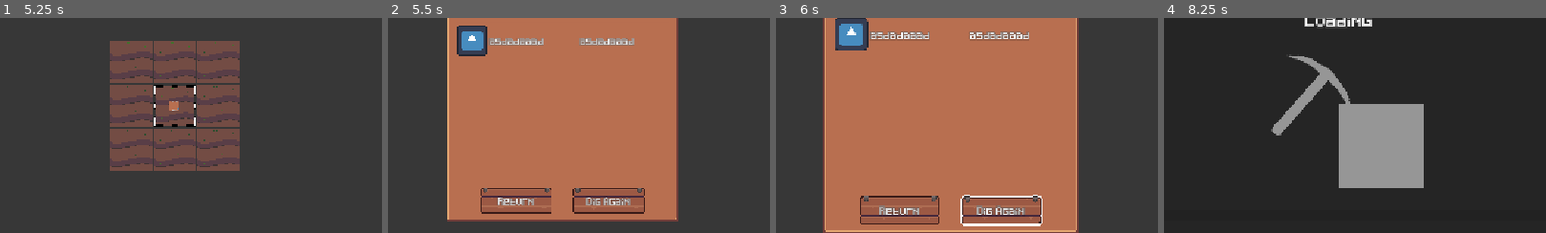
Above: before the commit, frames 1-4 (left to right).
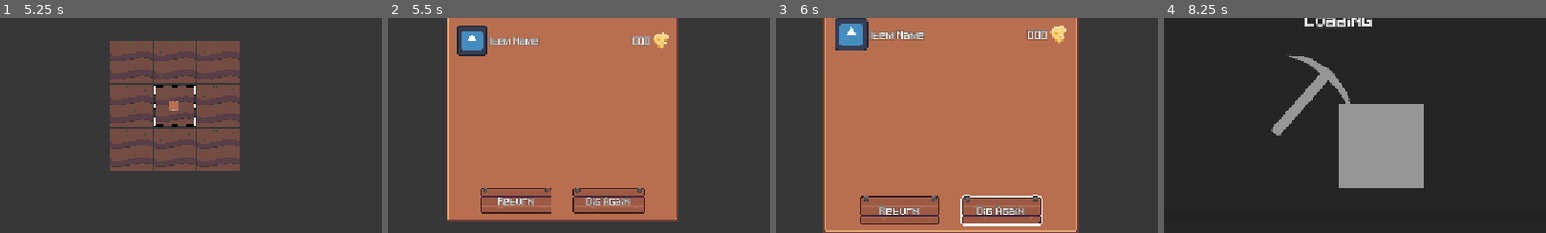
Above: after the commit, the same moments.

Repository: jakoofficial/DigNew
Game: Godot game, scene res://Scenes/MainMenu.tscn
The game is run twice, just before and just after one commit, with the same random seed, the same clock (stepped at 60 frames per second) and the same inputs. The engine's default icon, where the game draws it, is replaced by a stand-in: a white triangle on a blue panel in a dark square.
Inputs (mouse positions are % of the whole screen's width and height, from its top left):
- Up to frame 1 (5.25 s): click "Start" at 0.5 s; move the mouse to (72, 45) at 1.27 s; click (72, 45) at 1.42 s; move the mouse to (44, 40) at 2.02 s; click (44, 40) at 2.17 s; move the mouse to (50, 40) at 2.77 s; click (50, 40) at 2.92 s; tap Enter at 3.5, 5 s; move the mouse to (56, 40) at 3.52 s; click (56, 40) at 3.67 s; tap Space at 4.25 s; move the mouse to (44, 50) at 4.27 s; click (44, 50) at 4.42 s; move the mouse to (50, 50) at 5.02 s; click (50, 50) at 5.17 s
- Up to frame 2 (5.5 s): no input
- Up to frame 3 (6 s): click "Dig Again" at 5.75 s
- Up to frame 4 (8.25 s): click "Dig Again" at 6.5 s; click "Dig Again" at 7.25 s; click "Return" at 8 s
The pictures show only the part of the screen within x 27-77%, y 30-80%; the shares and areas given below are measured in that part.

Frame 1 is identical in both runs. In frame 2, 1.1% of the frame differs, in the area x 26-74%, y 6-15%; in frame 3, 1.5%, in the area x 24-76%, y 3-12%; in frame 4, nothing differs.

Commit message:
Added a bit more to the end of run

Diff:
--- a/Nodes/UI/collected_item.tscn
+++ b/Nodes/UI/collected_item.tscn
@@ -1,10 +1,14 @@
 [gd_scene format=3 uid="uid://x44blywslve4"]
 
 [ext_resource type="Texture2D" uid="uid://edq0wdrwnrhq" path="res://Sprites/icon.svg" id="1_x52wk"]
+[ext_resource type="Texture2D" uid="uid://daqm0njbumli0" path="res://Sprites/Grass-dirt.png" id="2_ywsga"]
+
+[sub_resource type="AtlasTexture" id="AtlasTexture_xiyc5"]
+atlas = ExtResource("2_ywsga")
+region = Rect2(173, 115, 9, 10)
 
 [node name="CollectedItem" type="HBoxContainer" unique_id=344203900]
 custom_minimum_size = Vector2(350, 50)
-size_flags_horizontal = 4
 
 [node name="TextureRect" type="TextureRect" parent="." unique_id=938068666]
 custom_minimum_size = Vector2(50, 50)
@@ -18,7 +22,7 @@
 layout_mode = 2
 size_flags_horizontal = 3
 bbcode_enabled = true
-text = "asdadaaad"
+text = "asdadaaadsadadaa"
 scroll_active = false
 autowrap_mode = 0
 vertical_alignment = 1
@@ -28,7 +32,15 @@
 layout_mode = 2
 size_flags_horizontal = 3
 bbcode_enabled = true
-text = "asdadaaad"
+text = "asdadaaadasdasd"
 scroll_active = false
 autowrap_mode = 0
+horizontal_alignment = 2
 vertical_alignment = 1
+
+[node name="TextureRect2" type="TextureRect" parent="." unique_id=291635605]
+custom_minimum_size = Vector2(25, 50)
+layout_mode = 2
+texture = SubResource("AtlasTexture_xiyc5")
+expand_mode = 1
+stretch_mode = 5
--- a/Nodes/UI/gui.tscn
+++ b/Nodes/UI/gui.tscn
@@ -101,10 +101,17 @@
 
 [node name="Collection" type="VBoxContainer" parent="Control/DigOverPanel/VBoxContainer2/VBoxContainer" unique_id=1332478508]
 layout_mode = 2
+size_flags_horizontal = 4
 size_flags_vertical = 3
 
 [node name="CollectedItem" parent="Control/DigOverPanel/VBoxContainer2/VBoxContainer/Collection" unique_id=344203900 instance=ExtResource("4_ih22j")]
 layout_mode = 2
+
+[node name="ItemName" parent="Control/DigOverPanel/VBoxContainer2/VBoxContainer/Collection/CollectedItem" index="1" unique_id=556516935]
+text = "Item Name"
+
+[node name="Value" parent="Control/DigOverPanel/VBoxContainer2/VBoxContainer/Collection/CollectedItem" index="2" unique_id=681942932]
+text = "000"
 
 [node name="HBoxContainer" type="HBoxContainer" parent="Control/DigOverPanel/VBoxContainer2" unique_id=976360613]
 custom_minimum_size = Vector2(350, 0)
@@ -176,3 +183,5 @@
 autowrap_mode = 0
 horizontal_alignment = 1
 vertical_alignment = 1
+
+[editable path="Control/DigOverPanel/VBoxContainer2/VBoxContainer/Collection/CollectedItem"]
--- a/Scripts/UI/dig_over_panel.gd
+++ b/Scripts/UI/dig_over_panel.gd
@@ -20,6 +20,5 @@
 func _scale_tween(endSize: Vector2 = Vector2(1.0,1.0), time:float = 0.5) -> void:
 	if tween: tween.kill()
 	tween = get_tree().create_tween().bind_node(self).set_trans(Tween.TRANS_BACK)
-	#tween.tween_property(self, "scale", Vector2(0.0, 0.0), 0.0)
 	tween.chain().tween_property(self, "scale", endSize, time)
 	pass
